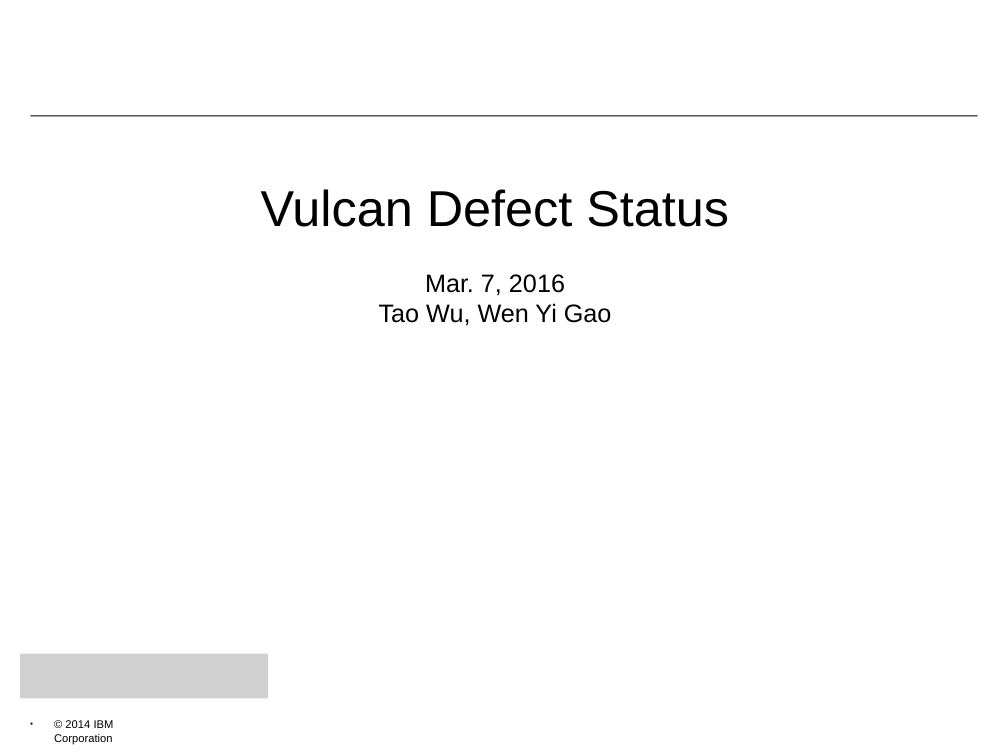
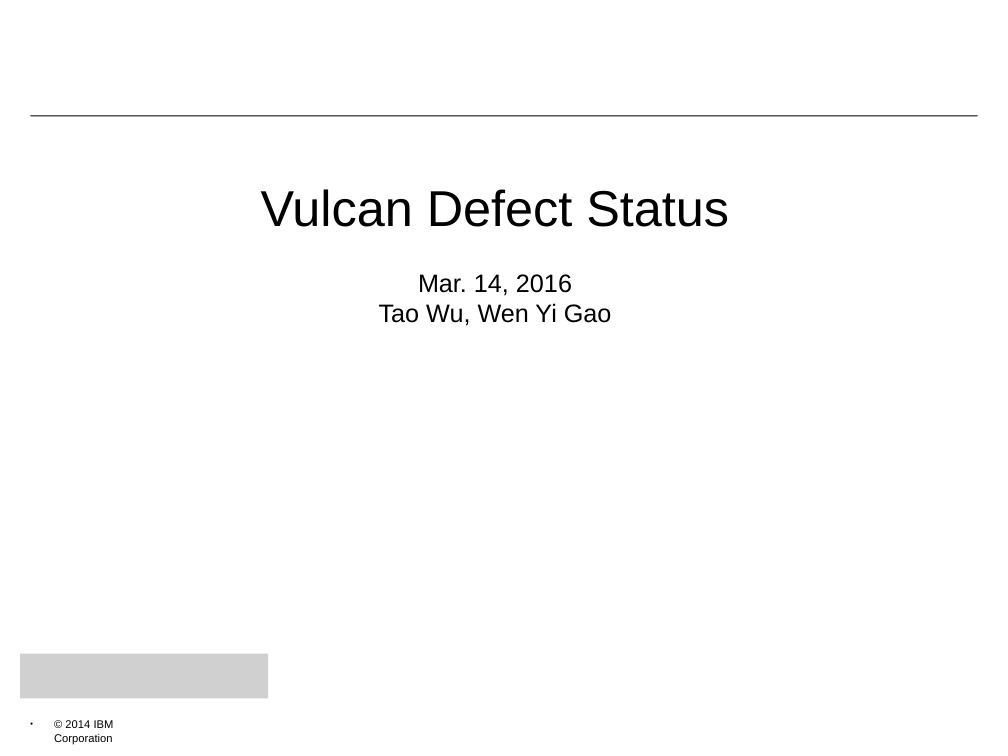
Before and after one commit to bjwt/test, a slide deck: slide 1 of bugs/Vulcan Defect Status 20160307.odp. Drawn at 1008x756 pixels with LibreOffice and Linux fonts; fonts in the diff are those of the drawing; grey boxes stand for pictures; background and template pictures are left out. Boxes give left, top, right and bottom in pixels: in the first picture for what was removed or moved away, otherwise in the second. Text is boxed around its words. In the diff, an @@ line names an element or a change of style, - is before the commit and + after.

```diff
--- a/bugs/Vulcan Defect Status 20160307.odp
+++ b/bugs/Vulcan Defect Status 20160307.odp
@@ title at (261,189,729,326): text changed @@
-Vulcan Defect Status
-Mar. 7, 2016
-Tao Wu, Wen Yi Gao
+Vulcan Defect Status
+Mar. 14, 2016
+Tao Wu, Wen Yi Gao
```
Also in this commit, not shown: 3 other slides changed, 7 other files.
